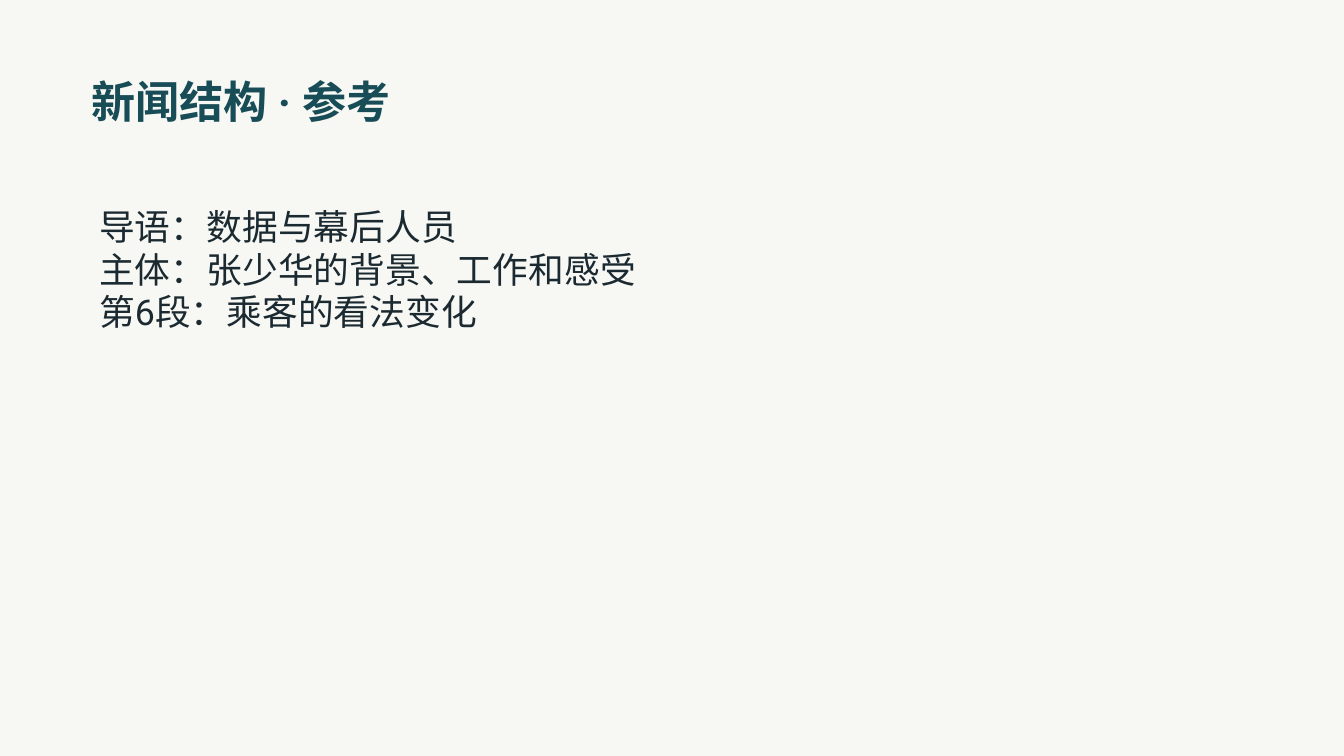
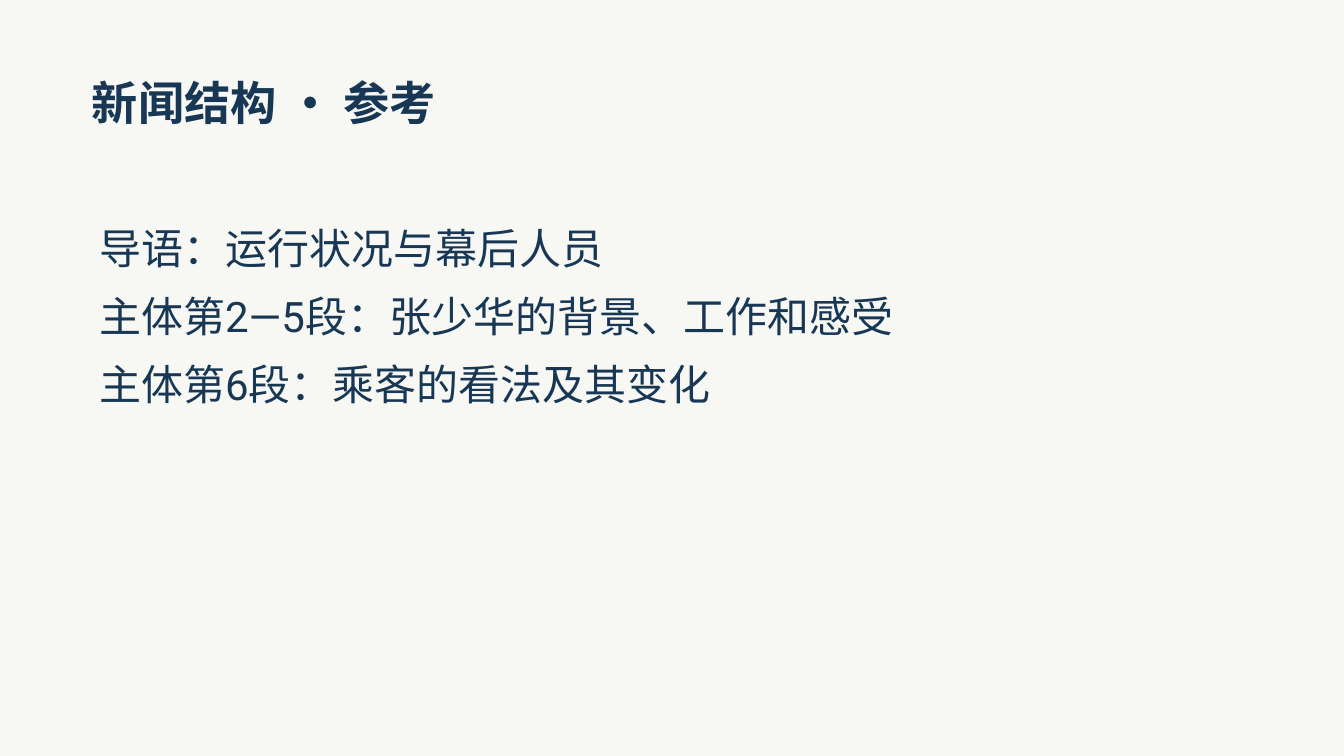
Before and after one commit to lf9675/huawentong-home, a slide deck: slide 19 of du/textbook/1hcl/unit6/shicheng-xuexi/teacher-slides.pptx. Drawn at 1344x756 pixels with LibreOffice and Linux fonts; fonts in the diff are those of the drawing. Boxes give left, top, right and bottom in pixels: in the first picture for what was removed or moved away, otherwise in the second. Text is boxed around its words. In the diff, an @@ line names an element or a change of style, - is before the commit and + after.

```diff
--- a/du/textbook/1hcl/unit6/shicheng-xuexi/teacher-slides.pptx
+++ b/du/textbook/1hcl/unit6/shicheng-xuexi/teacher-slides.pptx
@@ text "新闻结构 · 参考" at bbox=[92, 80, 436, 124]: size 31.5 to 33 pt, font Roboto to Noto Sans CJK SC, text colour #184C56 to #173754 @@
@@ text at bbox=[99, 228, 893, 404]: text changed; size 25.5 to 30 pt; text colour #1B2931 to #173754 @@
-导语：数据与幕后人员
-主体：张少华的背景、工作和感受
-第6段：乘客的看法变化
+导语：运行状况与幕后人员
+主体第2—5段：张少华的背景、工作和感受
+主体第6段：乘客的看法及其变化
```
Also in this commit, not shown: 26 other slides changed, 6 slides added, 1 slide removed, 16 other files.
